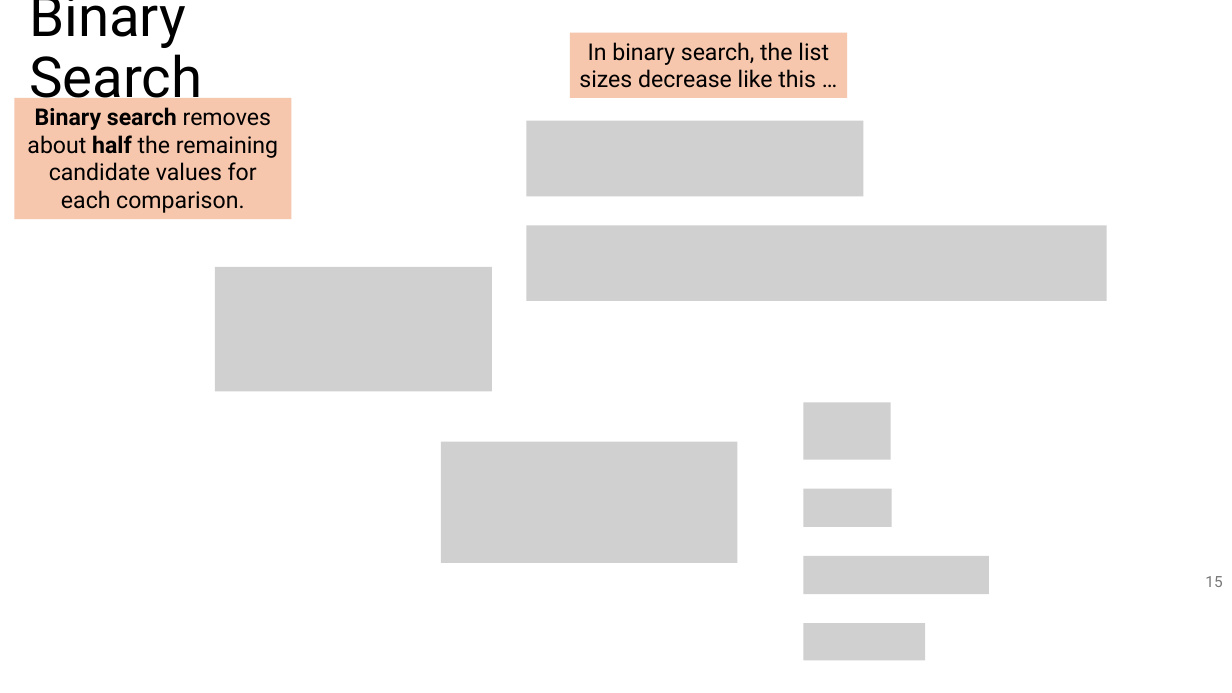
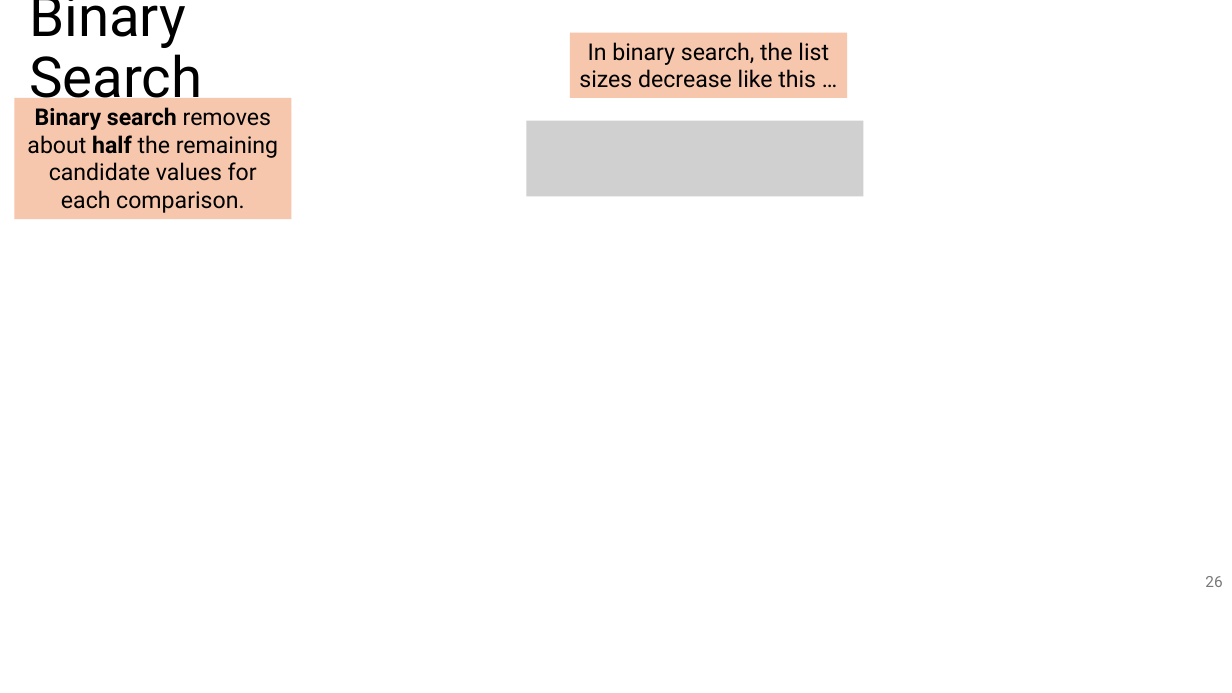
Before and after one commit to tjd1234/cmpt120fall2024, a slide deck: slide 26 of lecture_notes/chapter_algorithms/alg2_binary_search/chapter_binary_search.pptx (slide 15 before the commit). Drawn at 1232x693 pixels with LibreOffice and Linux fonts; fonts in the diff are those of the drawing; grey boxes stand for pictures. Boxes give left, top, right and bottom in pixels: in the first picture for what was removed or moved away, otherwise in the second. Text is boxed around its words. In the diff, an @@ line names an element or a change of style, - is before the commit and + after.

```diff
--- a/lecture_notes/chapter_algorithms/alg2_binary_search/chapter_binary_search.pptx
+++ b/lecture_notes/chapter_algorithms/alg2_binary_search/chapter_binary_search.pptx
@@ picture removed at (527,226,1107,301) @@
@@ picture removed at (215,267,493,392) @@
@@ picture removed at (804,403,891,460) @@
@@ picture removed at (441,442,738,563) @@
@@ picture removed at (804,489,892,527) @@
@@ picture removed at (804,556,990,594) @@
@@ page number at (1205,576,1222,587): text changed @@
-15
+26
@@ picture removed at (804,623,926,660) @@
```
Also in this commit, not shown: 14 other slides changed, 21 slides added, 1 other file.
